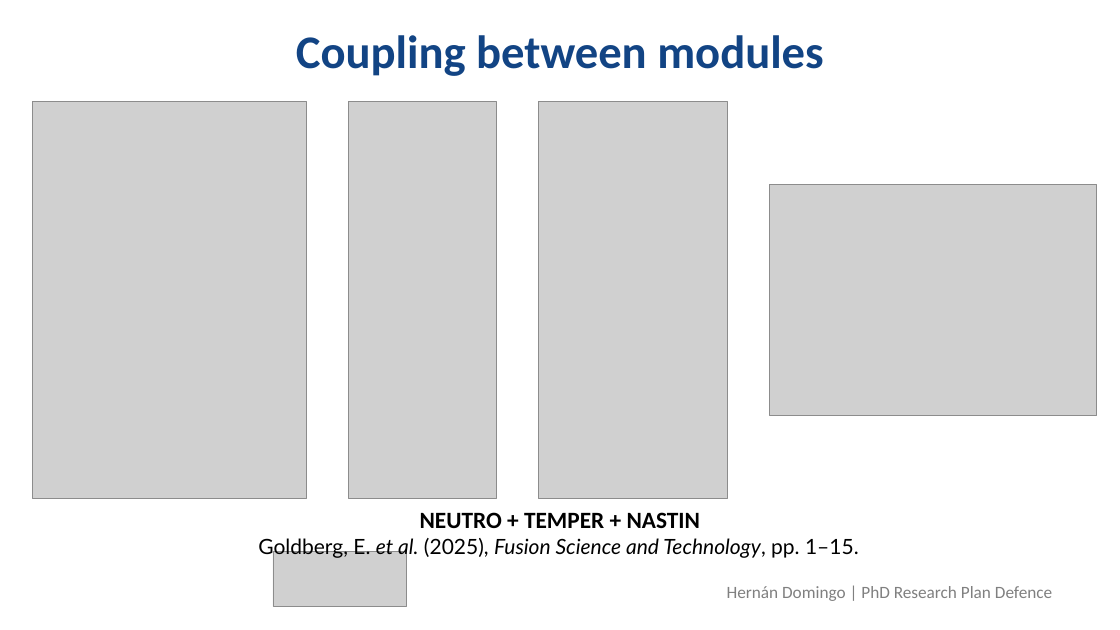
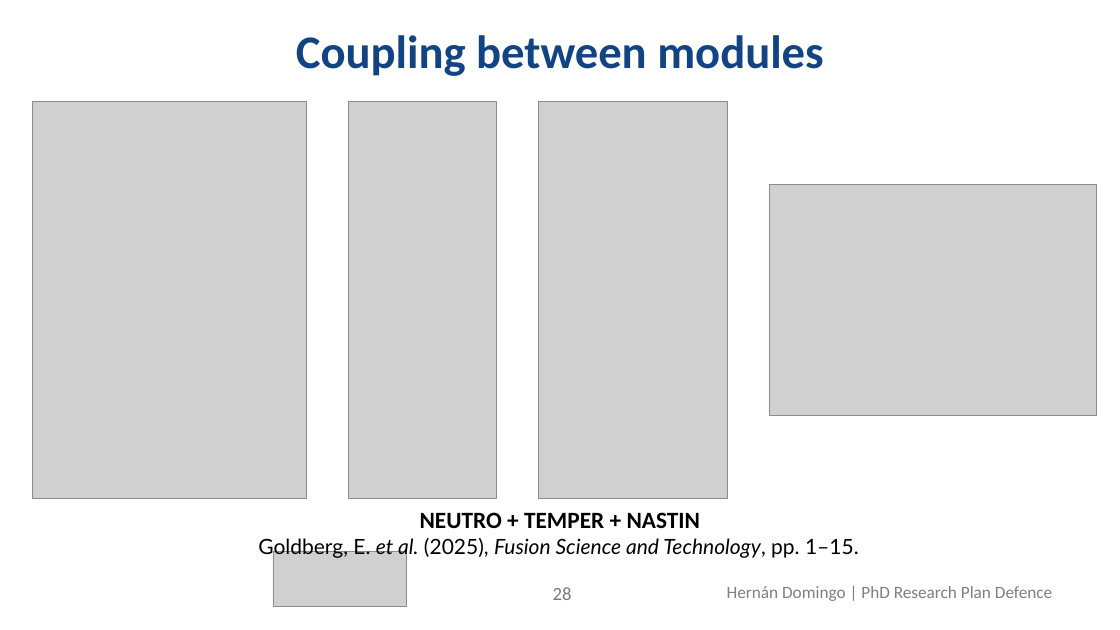
Before and after one commit to hernandr54/PhD-Research-Plan-Defence, a slide deck: slide 28 of research_plan.pptx (slide 26 before the commit). Drawn at 1120x630 pixels with LibreOffice and Linux fonts; fonts in the diff are those of the drawing; grey boxes stand for pictures; background and template pictures are left out. Boxes give left, top, right and bottom in pixels: in the first picture for what was removed or moved away, otherwise in the second. Text is boxed around its words. In the diff, an @@ line names an element or a change of style, - is before the commit and + after.

```diff
--- a/research_plan.pptx
+++ b/research_plan.pptx
@@ page number added at <box>553,587,572,600</box>, 16 pt, text #797979 @@
+28
```
Also in this commit, not shown: 9 other slides changed, 2 slides added.
